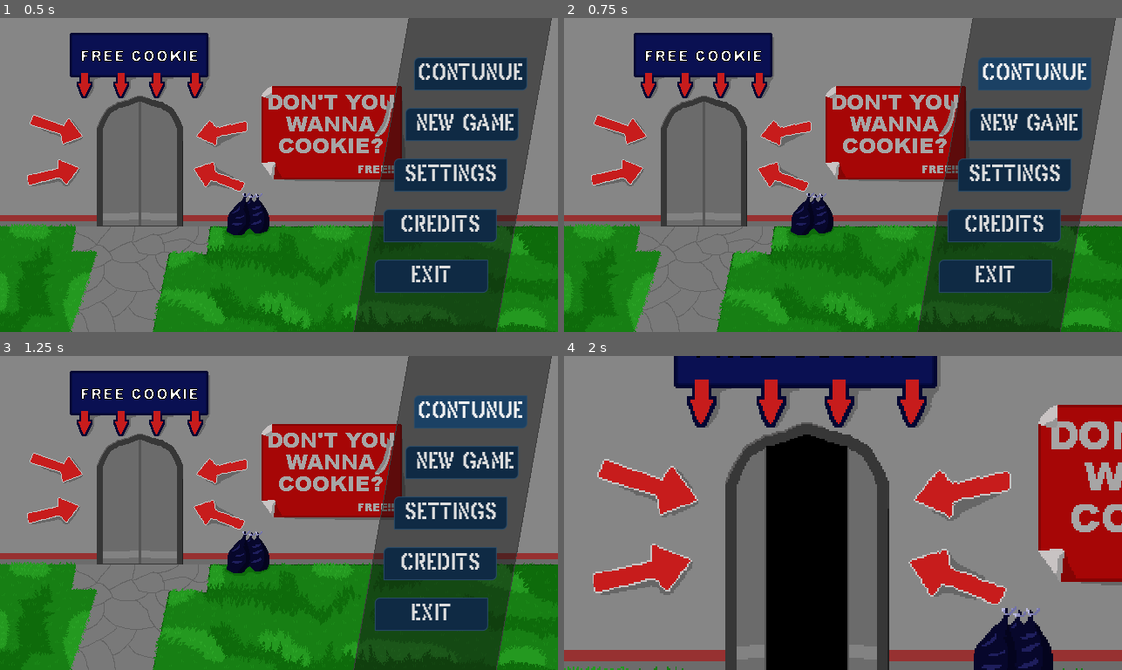
Above: before the commit, frames 1-4 (two rows, left to right).
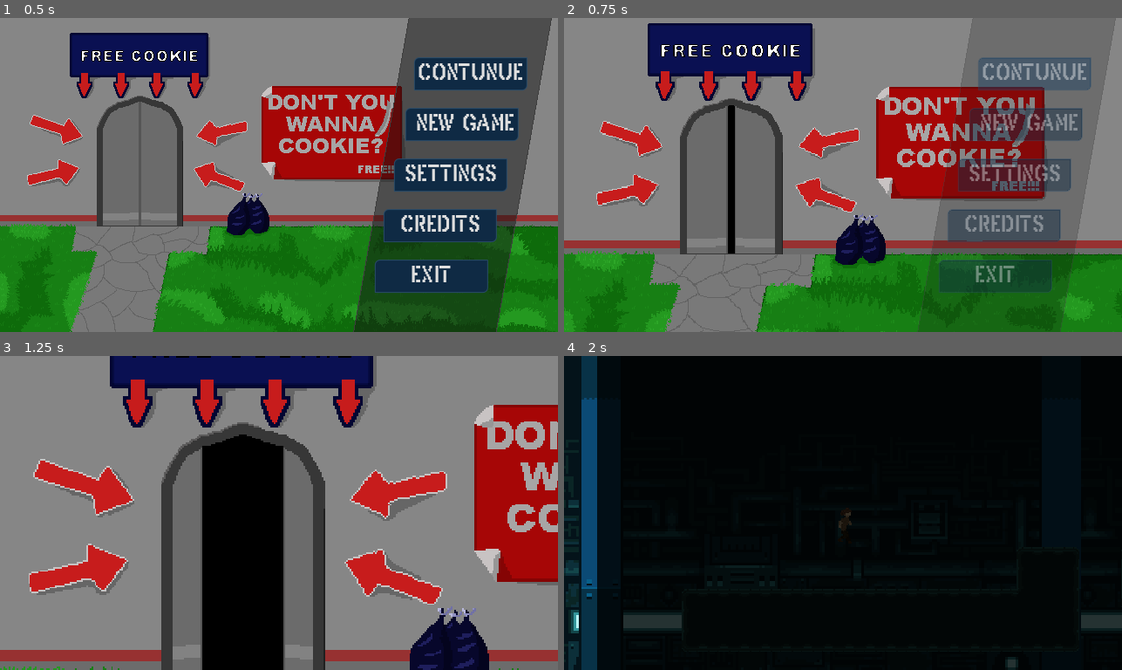
Above: after the commit, the same moments.

Repository: Buraka12/Die-For-Cookie
Game: Godot game, scene res://Scenes/main_menu.tscn
Same seed, same stepped clock (60 frames per second), same inputs: the game is played once before the commit and once after it.
Inputs (mouse positions are in pixels of both pictures, inside the frame that each line leads up to):
- Up to frame 1 (0.5 s): no input
- Up to frame 2 (0.75 s): click "Contunue" at 0.5 s
- Up to frame 3 (1.25 s): no input
- Up to frame 4 (2 s): click (1027, 462) at 1.25 s, where only the run before the commit has a clickable "New Game"

Frame 1 is identical in both runs. In frame 2, 55% of the frame differs, in the area x 0-100%, y 0-100%; in frame 3, 81%; in frame 4, 89%.

Commit message:
pre version of Save logic

Diff:
--- a/Scenes/main_menu.tscn
+++ b/Scenes/main_menu.tscn
@@ -386,6 +386,7 @@
 animation = &"opening"
 
 [node name="SettingsMenu" type="Panel" parent="."]
+visible = false
 layout_mode = 1
 anchors_preset = 8
 anchor_left = 0.5
@@ -702,6 +703,7 @@
 [connection signal="toggled" from="SettingsMenu/Tabs/graph/MarginContainer/VBoxContainer/Fullscreen/CheckButton" to="." method="_on_check_button_toggled"]
 [connection signal="item_selected" from="SettingsMenu/Tabs/graph/MarginContainer/VBoxContainer/Antialising/OptionButton" to="." method="_on_option_button_item_selected"]
 [connection signal="pressed" from="SettingsMenu/Back" to="." method="_on_back_pressed"]
+[connection signal="pressed" from="Buttons/MarginContainer/VBoxContainer/HBoxContainer/Continue" to="." method="_on_continue_pressed"]
 [connection signal="pressed" from="Buttons/MarginContainer/VBoxContainer/HBoxContainer2/New Game" to="." method="_on_new_game_pressed"]
 [connection signal="pressed" from="Buttons/MarginContainer/VBoxContainer/HBoxContainer3/Settings" to="." method="_on_settings_pressed"]
 [connection signal="pressed" from="Buttons/MarginContainer/VBoxContainer/HBoxContainer4/Exit" to="." method="_on_exit_pressed"]
--- /dev/null
+++ b/Scripts/SaveLoad.gd
@@ -0,0 +1,30 @@
+extends Node
+
+const save_location : String = "user://SaveFile.json"
+const default_dict : Dictionary = {"level"=0}
+
+func save_game(data : Dictionary) -> void:
+	var save_file : FileAccess = FileAccess.open(save_location , FileAccess.WRITE)
+	if save_file == null:
+		push_error("error opening file")
+		return
+	var string_data : String = JSON.stringify(data)
+	save_file.store_line(string_data)
+	save_file.close()
+
+func load_game() -> Dictionary:
+	if FileAccess.file_exists(save_location):
+		var save_file : FileAccess = FileAccess.open(save_location,FileAccess.READ)
+		if save_file == null :
+			push_error("error reading file")
+			return default_dict
+		var json = JSON.new()
+
+		var string_data: String = save_file.get_line()
+		if json.parse(string_data) == OK:
+			var data : Dictionary = json.get_data()
+			save_file.close()
+			return data
+		push_error("Corrupted data")
+		return default_dict
+	return default_dict
--- a/Scripts/main_menu.gd
+++ b/Scripts/main_menu.gd
@@ -1,19 +1,27 @@
 extends Control
 
 const scaling_default : int = 0
+var level
 
 func _ready() -> void:
+	var dict : Dictionary = SaveLoad.load_game()
+	level = dict["level"]
+
 	$SettingsMenu.visible = false
 	AudioManager.play("Main")
-
 	set_scaling(scaling_default)
 	$SettingsMenu/Tabs/graph/MarginContainer/VBoxContainer/Antialising/OptionButton.selected = scaling_default
 #Buttons
+
+func _on_continue_pressed() -> void:
+	$AnimationPlayer.play("opening")
+	$AnimatedSprite2D.play("opening")
+	print(level)
+
+
 func _on_new_game_pressed() -> void:
 	$AnimationPlayer.play("opening")
 	$AnimatedSprite2D.play("opening")
-
-
 
 func _on_settings_pressed() -> void:
 	$Buttons.visible = false
--- a/project.godot
+++ b/project.godot
@@ -19,6 +19,7 @@
 
 AudioManager="*res://Scenes/audio_manager.tscn"
 Global="*res://Scripts/Global.gd"
+SaveLoad="*res://Scripts/SaveLoad.gd"
 
 [display]
 
